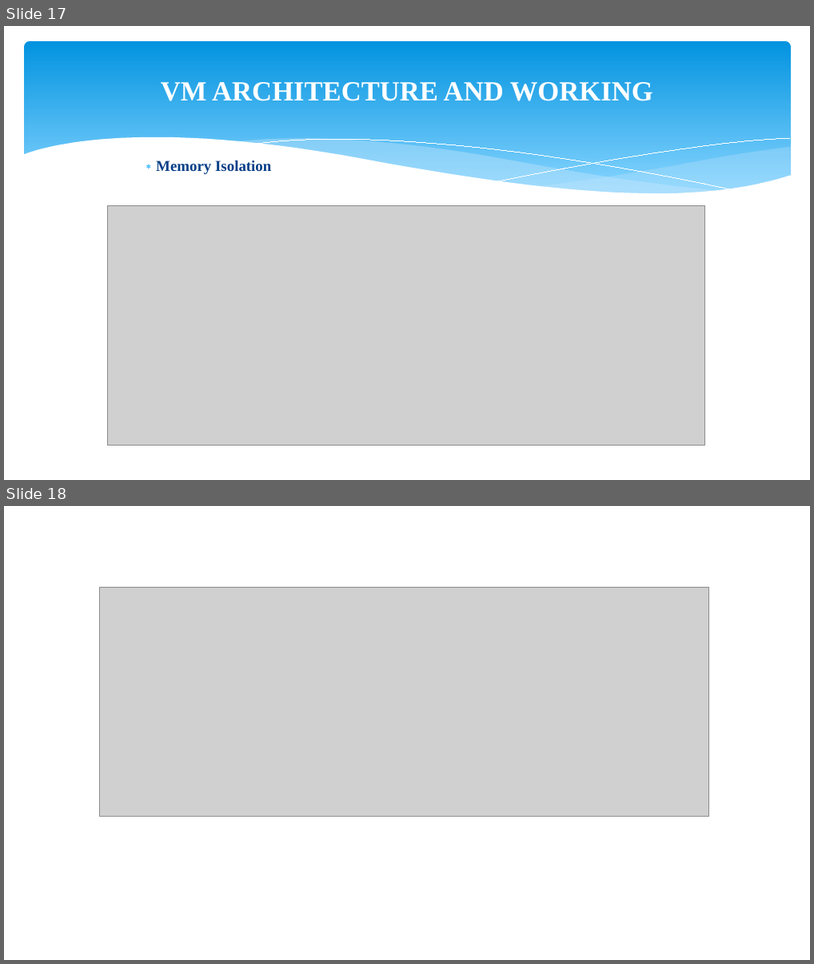
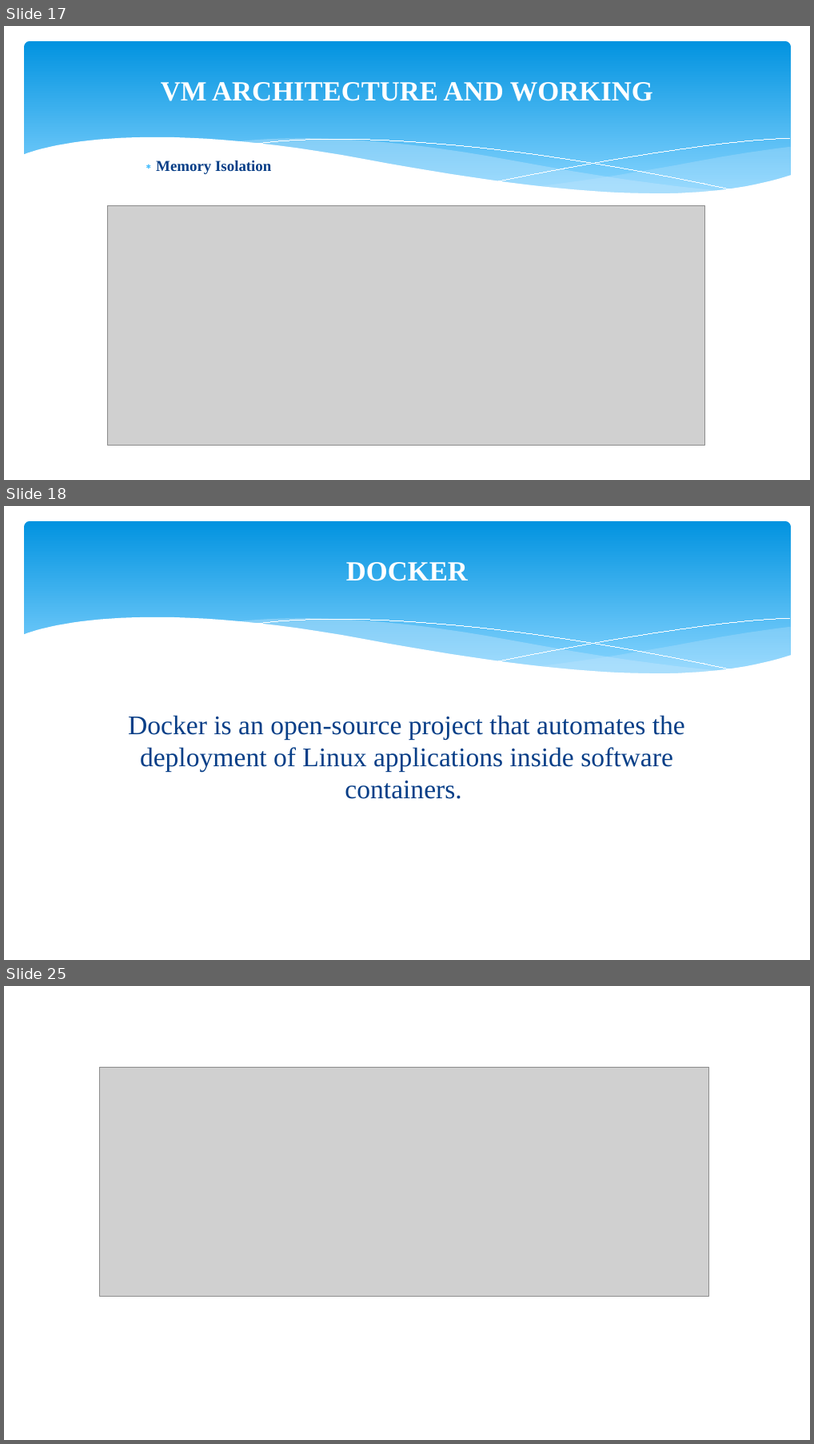
Before and after one commit to milanmenezes/aws-workshop, a slide deck: AWS.pptx. Shown one above the other, each under a label of ours: slides 17 and 18 before the commit, slides 17, 18 and 25 after it; the slides between them are not shown. The pictures are 814x964 and 814x1444 pixels, drawn with LibreOffice and Linux fonts; fonts in the diff are those of the drawing; grey boxes stand for pictures. Boxes give left, top, right and bottom in pixels: in the first picture for what was removed or moved away, otherwise in the second. Text is boxed around its words. In the diff, an @@ line names an element or a change of style, - is before the commit and + after.

Commit message:
docker and dns

```diff
--- a/AWS.pptx
+++ b/AWS.pptx
@@ slide 18 added at bbox=[4, 506, 810, 960], background #FFFFFF; not listed: 6 template elements that a slide beside it also shows @@
@@ title added at bbox=[346, 562, 468, 581], 33 pt, text #FFFFFF, bold @@
+DOCKER
@@ text added at bbox=[128, 715, 686, 799], 32 pt, text #073E87 @@
+Docker is an open-source project that automates the deployment of Linux applications inside software containers.
@@ what was slide 18 is now slide 25 @@
```
Also in this commit, not shown: 7 other slides added, 1 slide removed.
